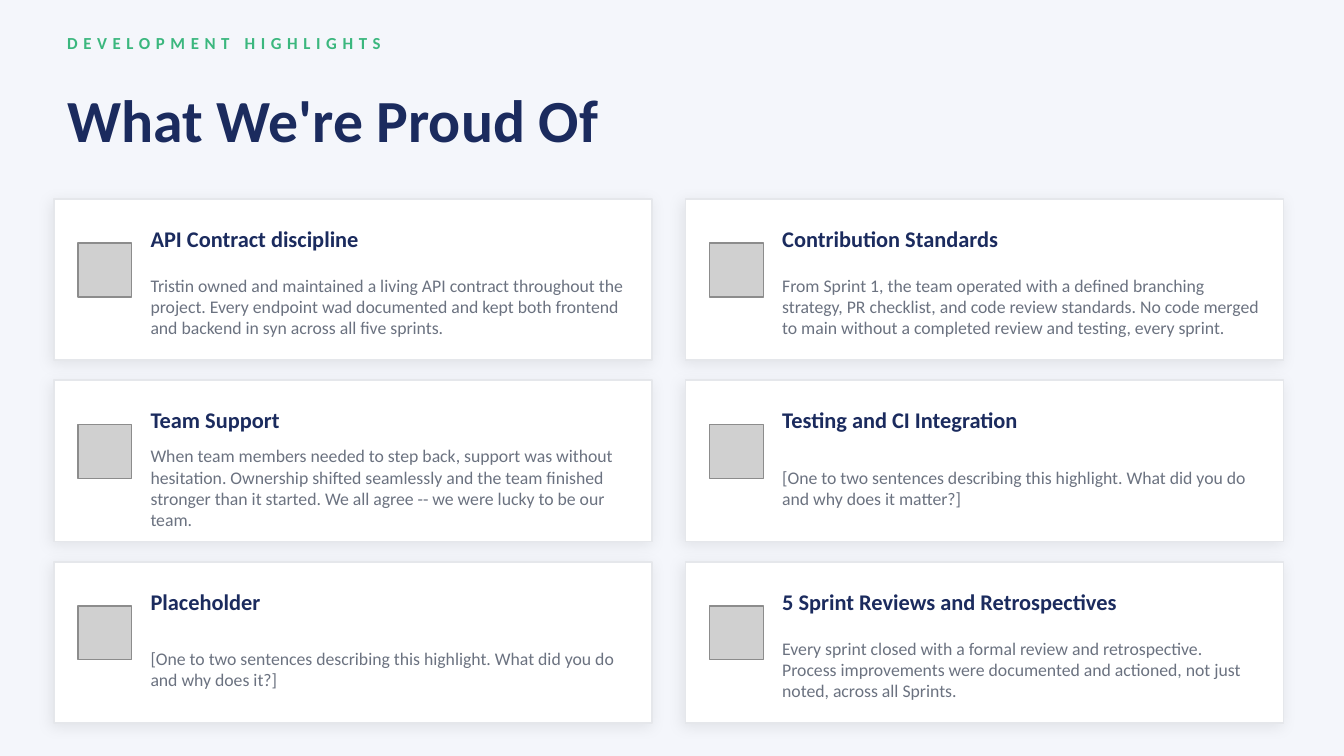
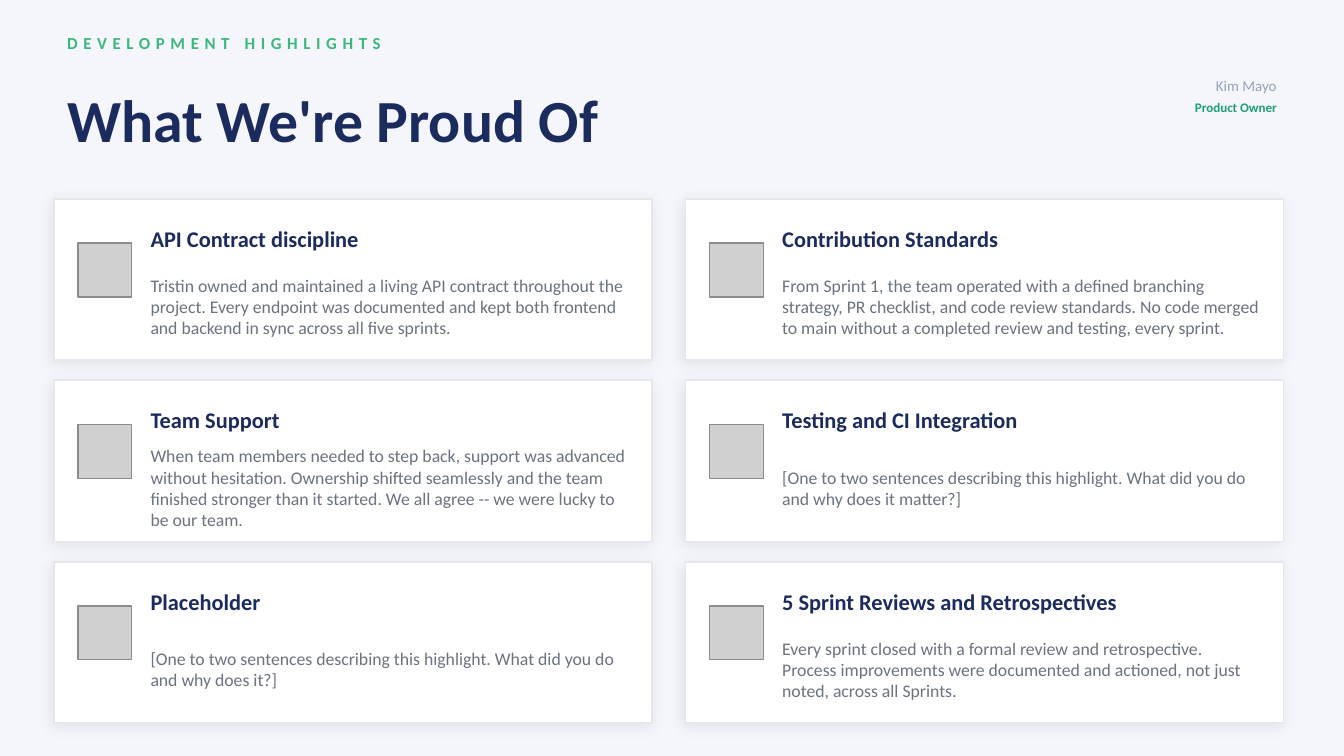
Before and after one commit to RachelMizer/ProjectOrderly, a slide deck: slide 6 of docs/Deliverables/Orderly_Slides.pptx (slide 7 before the commit). Drawn at 1344x756 pixels with LibreOffice and Linux fonts; fonts in the diff are those of the drawing; grey boxes stand for pictures. Boxes give left, top, right and bottom in pixels: in the first picture for what was removed or moved away, otherwise in the second. Text is boxed around its words. In the diff, an @@ line names an element or a change of style, - is before the commit and + after.

```diff
--- a/docs/Deliverables/Orderly_Slides.pptx
+++ b/docs/Deliverables/Orderly_Slides.pptx
@@ text added at <box>1216,81,1276,93</box>, 8 pt, text #94A3B8 @@
+Kim Mayo
@@ text added at <box>1195,103,1277,112</box>, 7 pt, text #1D9E75, bold @@
+Product Owner
@@ text at <box>151,279,623,337</box>: text changed @@
-Tristin owned and maintained a living API contract throughout the project. Every endpoint wad documented and kept both frontend and backend in syn across all five sprints.
+Tristin owned and maintained a living API contract throughout the project. Every endpoint was documented and kept both frontend and backend in sync across all five sprints.
@@ text at <box>151,449,625,526</box>: text changed @@
-When team members needed to step back, support was without hesitation. Ownership shifted seamlessly and the team finished stronger than it started. We all agree -- we were lucky to be our team.
+When team members needed to step back, support was advanced without hesitation. Ownership shifted seamlessly and the team finished stronger than it started. We all agree -- we were lucky to be our team.
```
Also in this commit, not shown: 9 other slides changed, 3 slides added.
